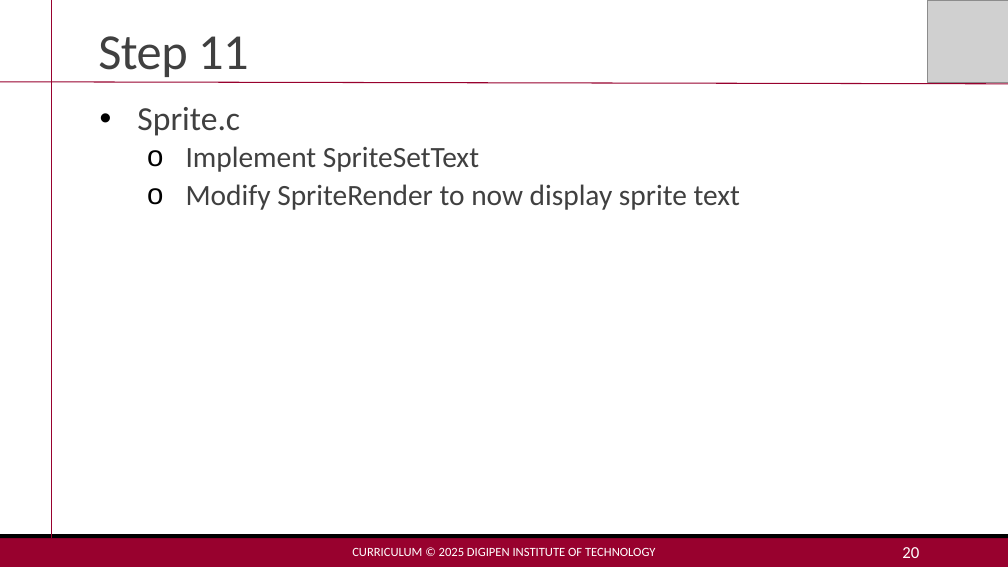
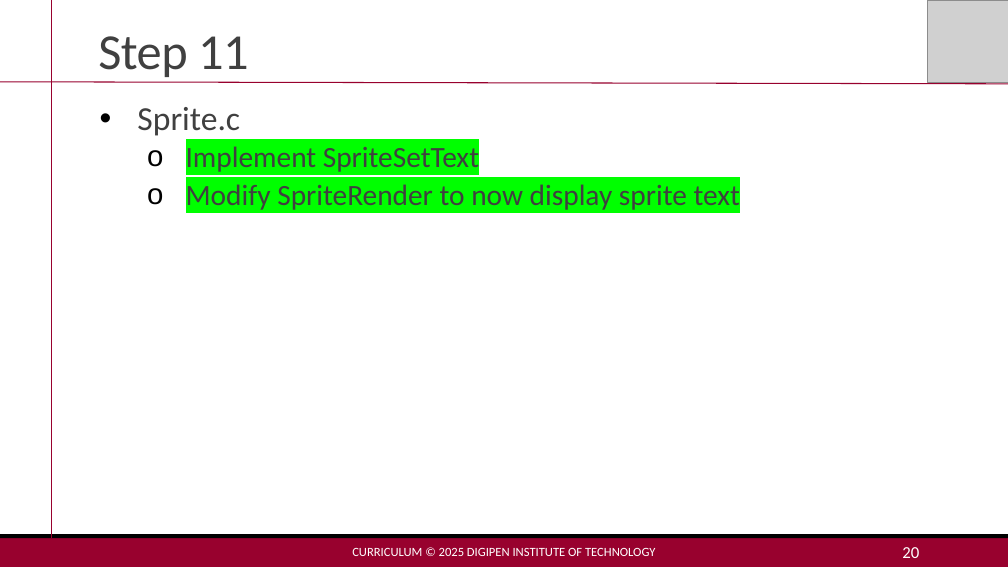
Before and after one commit to MakoJBryant/cs-230-project-game-engine, a slide deck: slide 20 of Project 3 - Lecture.pptx. Drawn at 1008x567 pixels with LibreOffice and Linux fonts; fonts in the diff are those of the drawing; grey boxes stand for pictures. Boxes give left, top, right and bottom in pixels: in the first picture for what was removed or moved away, otherwise in the second. Text is boxed around its words. In the diff, an @@ line names an element or a change of style, - is before the commit and + after.

```diff
--- a/Project 3 - Lecture.pptx
+++ b/Project 3 - Lecture.pptx
@@ text at (186,146,740,210): highlight none to #00FF00 in "Implement SpriteSetText", "Modify SpriteRender to now display sprite text" @@
```
Also in this commit, not shown: 2 other files.
